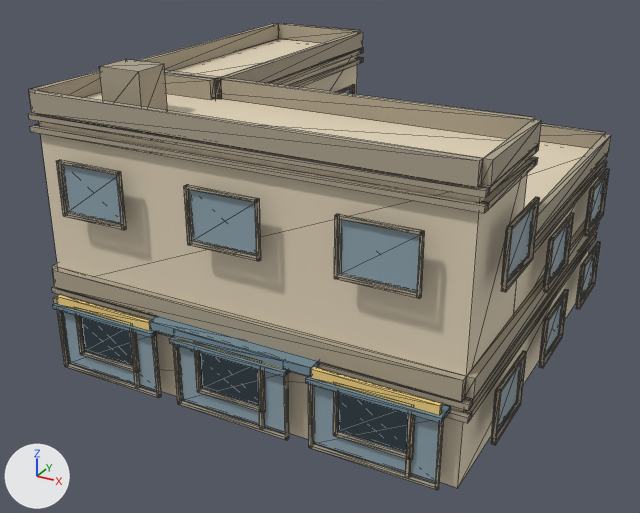
One commit to the glTF model public/buildings/commercial_2x2_court.glb: the scene before it, then after it.
Rendered twice from a camera (50 mm lens) standing at (20.9, -19.6, 16.0) and looking at (6.8, 5.9, 3.2). Lighting does not change. The marker at lower left points along +X, +Y and +Z. The picture after the commit comes second. Mesh edges are drawn as thin lines. Vertices at exactly the same position are counted once.

The older version as bpy lines, for what is in view:
```python
mat_commercial_2x2_court_awning = principled_material('commercial_2x2_court_awning')
mat_commercial_2x2_court_awning.base_color = (0.18, 0.28, 0.34)  # greyish blue #76909e
mat_commercial_2x2_court_awning.roughness = 0.85
mat_commercial_2x2_court_sign = principled_material('commercial_2x2_court_sign')
mat_commercial_2x2_court_sign.base_color = (0.92, 0.66, 0.22)  # yellow #f6d481
mat_commercial_2x2_court_sign.roughness = 0.85
mat_commercial_2x2_court_trim = principled_material('commercial_2x2_court_trim')
mat_commercial_2x2_court_trim.base_color = (0.418, 0.363, 0.27)  # beige #ada28e
mat_commercial_2x2_court_trim.roughness = 0.85
mat_commercial_2x2_court_wall = principled_material('commercial_2x2_court_wall')
mat_commercial_2x2_court_wall.base_color = (0.76, 0.66, 0.49)  # beige #e2d4ba
mat_commercial_2x2_court_wall.roughness = 0.85
me_commercial_2x2_court_0 = bpy.data.meshes.new('commercial_2x2_court_0')
me_commercial_2x2_court_0.from_pydata(...)  # 1838 vertices, 2856 faces; spans x -0.6..15.1, y -0.8..15.1, z 0.0..10.5
# faces by material slot: [48, 420, 2304, 36, 48]
me_commercial_2x2_court_0.materials.append(mat_commercial_2x2_court_wall)  # beige #e2d4ba
me_commercial_2x2_court_0.materials.append(mat_commercial_2x2_court_glass)  # greyish blue #90a6b1
me_commercial_2x2_court_0.materials.append(mat_commercial_2x2_court_trim)  # beige #ada28e
me_commercial_2x2_court_0.materials.append(mat_commercial_2x2_court_sign)  # yellow #f6d481
me_commercial_2x2_court_0.materials.append(mat_commercial_2x2_court_awning)  # greyish blue #76909e
ob_commercial_2x2_court_0 = bpy.data.objects.new('commercial_2x2_court_0', me_commercial_2x2_court_0)
ob_commercial_2x2_court_0.location = (0.0, 0.0, 0.0)
```
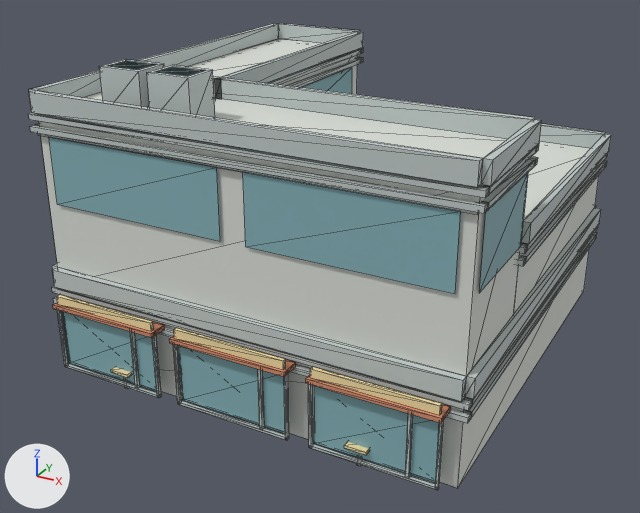
What differs and where, as boxes [x1, y1, x2, y2] in the pictures (640 x 513 px):
'commercial_2x2_court_0', recoloured, reshaped (beige to light grey)
    both: [28, 23, 611, 490]
part 1 of me_commercial_2x2_court_0, added
    after: [38, 133, 479, 215]
part 2 of me_commercial_2x2_court_0, added
    after: [147, 65, 215, 118]
part 3 of me_commercial_2x2_court_0, added
    after: [111, 367, 131, 378]
part 4 of me_commercial_2x2_court_0, added
    after: [344, 442, 369, 455]
part 5 of me_commercial_2x2_court_0, deleted
    before: [56, 84, 610, 460]
part 6 of me_commercial_2x2_court_0, added
    after: [49, 61, 528, 294]

What changed in the scene script:
```text
Change mat_commercial_2x2_court_wall:
    mat_commercial_2x2_court_wall.base_color: (0.76, 0.66, 0.49) -> (0.7, 0.73, 0.68)  # beige #e2d4ba -> light grey #daded7
Change mat_commercial_2x2_court_trim:
    mat_commercial_2x2_court_trim.base_color: (0.418, 0.363, 0.27) -> (0.53, 0.59, 0.58)  # beige #ada28e -> light grey #c0cac8
Change mat_commercial_2x2_court_sign:
    mat_commercial_2x2_court_sign.base_color: (0.92, 0.66, 0.22) -> (0.87, 0.72, 0.38)  # yellow #f6d481 -> beige #f0dda6
Change mat_commercial_2x2_court_awning:
    mat_commercial_2x2_court_awning.base_color: (0.18, 0.28, 0.34) -> (0.66, 0.26, 0.15)  # greyish blue #76909e -> beige #d48b6c
Change me_commercial_2x2_court_0:
    used by ob_commercial_2x2_court_0; location = (0.0, 0.0, 0.0)
    remove me_commercial_2x2_court_0.from_pydata(...)  # 1838 vertices, 2856 faces; spans x -0.6..15.1, y -0.8..15.1, z 0.0..10.5
    add me_commercial_2x2_court_0.from_pydata(...)  # 668 vertices, 1056 faces; spans x -0.2..14.8, y -0.8..14.8, z 0.0..10.5
    me_commercial_2x2_court_0 part 1: a new loose piece, a box spanning x 0.0..14.5, y -0.1..0.0, z 8.25..8.38, in mat_commercial_2x2_court_trim (light grey #c0cac8)
    me_commercial_2x2_court_0 part 2: a new loose piece, a box spanning x 4.0..5.5, y 0.6..1.8, z 9.0..10.5, in mat_commercial_2x2_court_trim (light grey #c0cac8)
    me_commercial_2x2_court_0 part 3: a new loose piece, a box spanning x 2.55..3.25, y -0.68..-0.1, z 0.65..0.76, in mat_commercial_2x2_court_sign (beige #f0dda6)
    me_commercial_2x2_court_0 part 4: a new loose piece, a box spanning x 11.25..11.95, y -0.68..-0.1, z 0.65..0.76, in mat_commercial_2x2_court_sign (beige #f0dda6)
    me_commercial_2x2_court_0 part 5: 161 loose pieces with 1288 vertices, spanning x -0.6..15.1, y -0.6..15.1, z 0.9..7.7, are deleted
    me_commercial_2x2_court_0 part 6
    42 vertices are added at x -0.1..14.6, y -0.1..14.6, z 6.0..10.5
    20 new vertices lie (0.0, 0.0, 2.2) away from vertices in x -0.1..14.6, y -0.1..14.6, z 6.0
    24 new faces join them, mat_commercial_2x2_court_trim (light grey #c0cac8)
    24 new faces join them, mat_commercial_2x2_court_glass (cyan #86b3ba)
    other edits to the shape of me_commercial_2x2_court_0 do not show in these pictures
```
